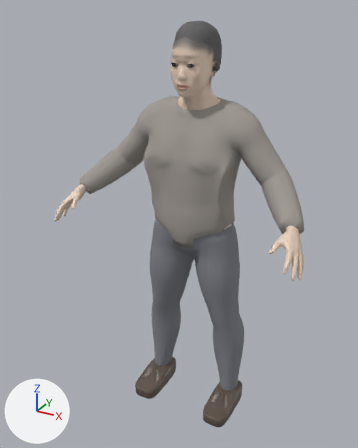
One commit to the glTF model assets/people/prof_normal.glb: the scene before it, then after it.
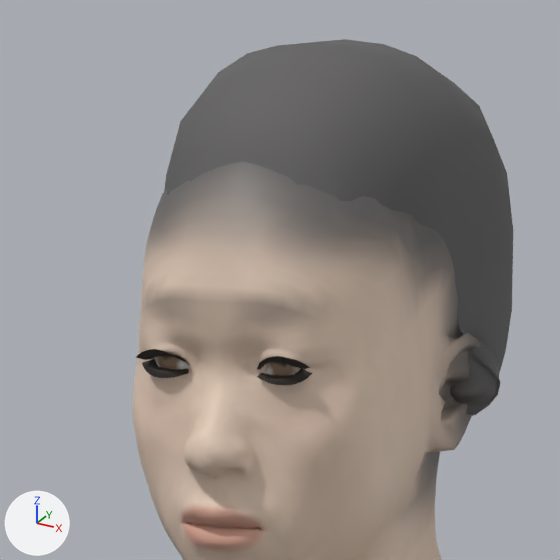
The first picture shows the older version from a 50 mm lens placed at (0.83, -1.663, 1.662), pointed at (-0.037, -0.086, 0.874). The close-ups show the older and then the newer version on the part from 42% to 64% of the width and 3% to 20% of the height of that picture. Only the edits that show in the close-ups are written down. Lighting does not change. The marker at lower left points along +X, +Y and +Z. Vertices at exactly the same position are counted once.

In view in the first close-up: 'Body', 'Hair'.
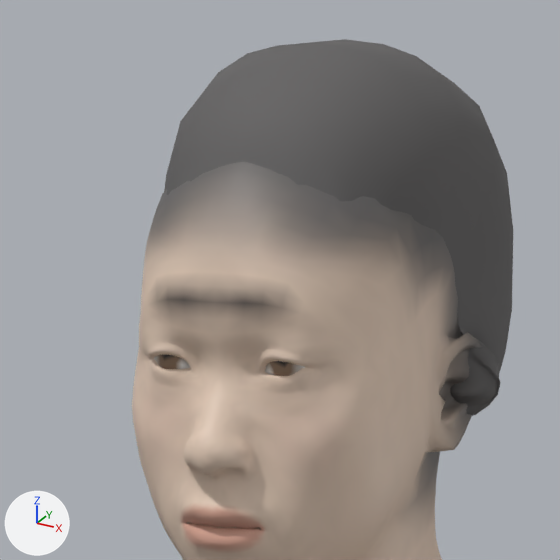
Boxes (x1, y1, x2, y2) around the edits, measured in the close-ups (560 x 560 px):
```json
{"part": 1, "of": "me_body", "change": "deleted", "before": [136, 349, 189, 365]}
{"part": 2, "of": "me_body", "change": "deleted", "before": [257, 356, 310, 370]}
{"part": 3, "of": "me_body", "change": "deleted", "before": [142, 359, 189, 378]}
{"part": 4, "of": "me_body", "change": "deleted", "before": [257, 369, 312, 385]}
{"part": 5, "of": "me_body", "change": "recoloured", "before": [141, 275, 331, 324], "after": [141, 275, 331, 324]}
```

Scene script edits in JSON lines:
```json
{"block": "me_body", "where": "# used by ob_body; location = (0.0, 0.0, 0.0)"}
{"op": "remove", "block": "me_body", "code": "me_body.from_pydata(...)  # 9105 vertices, 17678 faces; spans x -0.51..0.51, y -0.32..0.11, z 0.06..1.59"}
{"op": "add", "block": "me_body", "code": "me_body.from_pydata(...)  # 8855 vertices, 17310 faces; spans x -0.51..0.51, y -0.32..0.11, z 0.06..1.59"}
{"block": "me_body", "change": "me_body part 1: the loose piece of 65 vertices spanning x -0.05..-0.02, y -0.14..-0.12, z 1.48..1.49 is deleted"}
{"block": "me_body", "change": "me_body part 2: the loose piece of 65 vertices spanning x 0.02..0.05, y -0.14..-0.12, z 1.48..1.49 is deleted"}
{"block": "me_body", "change": "me_body part 3: the loose piece of 60 vertices spanning x -0.04..-0.02, y -0.13..-0.12, z 1.47..1.48 is deleted"}
{"block": "me_body", "change": "me_body part 4: the loose piece of 60 vertices spanning x 0.02..0.04, y -0.13..-0.12, z 1.47..1.48 is deleted"}
{"block": "me_body", "change": "me_body part 5: 116 kept faces spanning x -0.06..0.06, y -0.14..-0.11, z 1.49..1.52 get new vertex colours; the middle colour goes from beige #ddc6b3 to beige #dcc6b3"}
{"op": "remove", "block": "me_body", "code": "me_body.materials.append(mat_lash)"}
```
